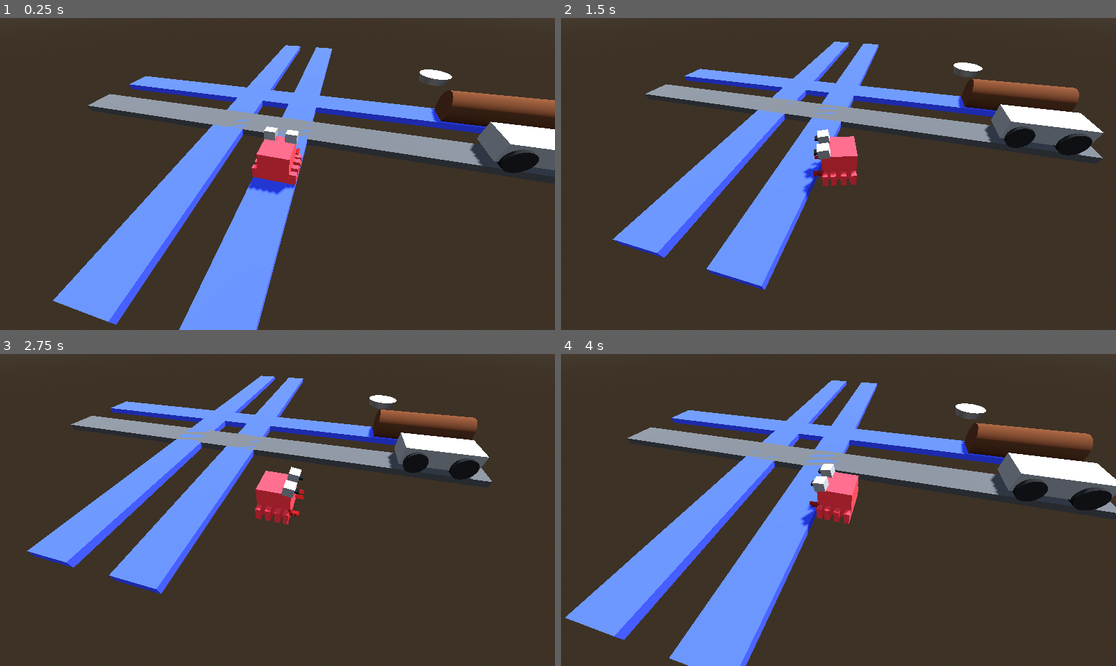
Above: before the commit, frames 1-4 (two rows, left to right).
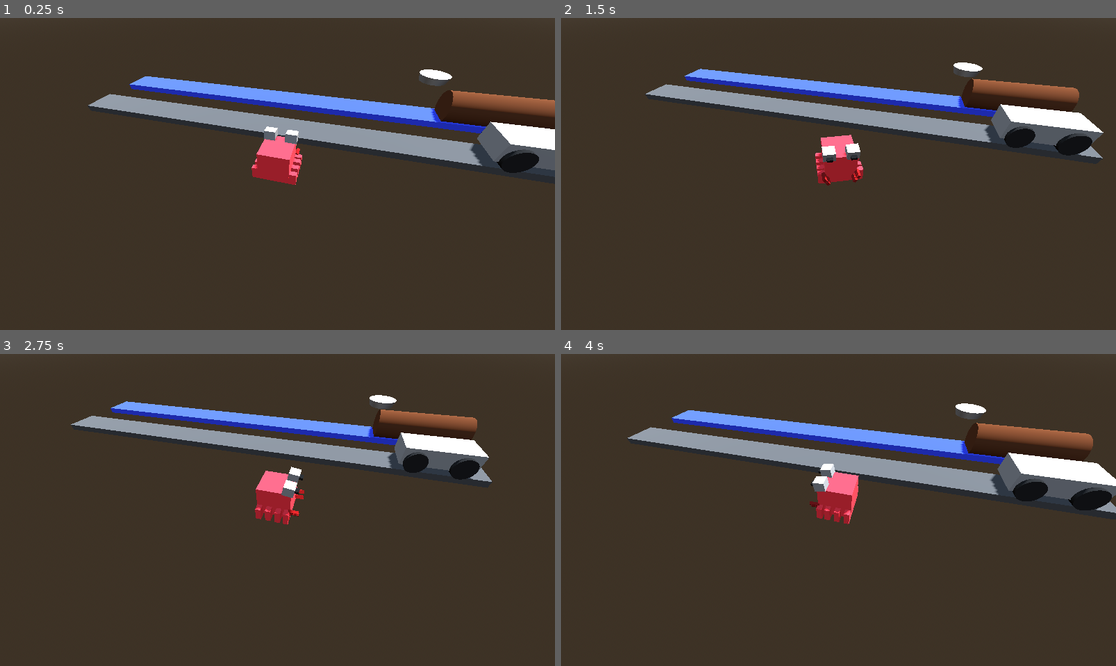
Above: after the commit, the same moments.

Repository: AsheUrban/crabxing
Game: Godot game, scene res://Main/Main.tscn
Same seed, same stepped clock (60 frames per second), same inputs: the game is played once before the commit and once after it.
Inputs:
- Up to frame 1 (0.25 s): no input
- Up to frame 2 (1.5 s): tap Enter at 0.5 s; hold D (move_right) 0.53-1.28 s; tap Space at 1.25 s; hold S (move_backward) from 1.28 s (still down)
- Up to frame 3 (2.75 s): tap Enter at 2 s; release S (move_backward) at 2.03 s; hold D (move_right) from 2.03 s (still down)
- Up to frame 4 (4 s): tap Space at 2.75 s; release D (move_right) at 2.78 s; hold W (move_forward) 2.78-3.53 s; tap Enter at 3.5 s; hold A (move_left) from 3.53 s (still down)

The runs differ from the first frame. In frame 1, 14% of the frame differs, in the area x 9-60%, y 8-100%; in frame 2, 11%; in frame 3, 8.9%; in frame 4, 14%, in the area x 0-57%, y 8-100%.

Commit message:
FIX edge case for -90 degree rotation

Diff:
--- a/Code/Animal/Animal.gd
+++ b/Code/Animal/Animal.gd
@@ -42,6 +42,8 @@
 			position_lerp = 0.0
 			target_rotation = -90.0
 			rotation_lerp = 0.0
+			if current_rotation > 90.0: # unwind from 180 degrees
+				current_rotation -= 360.0
 
 		if Input.is_action_just_pressed("move_forward"):
 			target_position = current_position + Vector3.FORWARD # this is equal to Vector3.(0,0,-1)
@@ -54,7 +56,8 @@
 			position_lerp = 0.0
 			target_rotation = 180.0
 			rotation_lerp = 0.0
-			#if current_rotation < 1.0:
+			if current_rotation < 0.0: # -90
+				current_rotation += 360.0
 
 func OnAreaEntered(area: Area3D):
 	if area is Road:
--- a/Code/Main/Main.tscn
+++ b/Code/Main/Main.tscn
@@ -45,12 +45,6 @@
 [node name="River" parent="." instance=ExtResource("3_iw6bc")]
 transform = Transform3D(1, 0, 0, 0, 1, 0, 0, 0, 1, 0, 0, -4)
 
-[node name="River2" parent="." instance=ExtResource("3_iw6bc")]
-transform = Transform3D(-0.00392703, 0, 0.999992, 0, 1, 0, -0.999992, 0, -0.00392703, -0.0180387, 0, -4)
-
-[node name="River3" parent="." instance=ExtResource("3_iw6bc")]
-transform = Transform3D(-0.00392703, 0, 0.999992, 0, 1, 0, -0.999992, 0, -0.00392703, -2.01804, 0, -4)
-
 [node name="Road" parent="." instance=ExtResource("4_lqfiw")]
 transform = Transform3D(1, 0, 0, 0, 1, 0, 0, 0, 1, 0, 0, -2)
 
